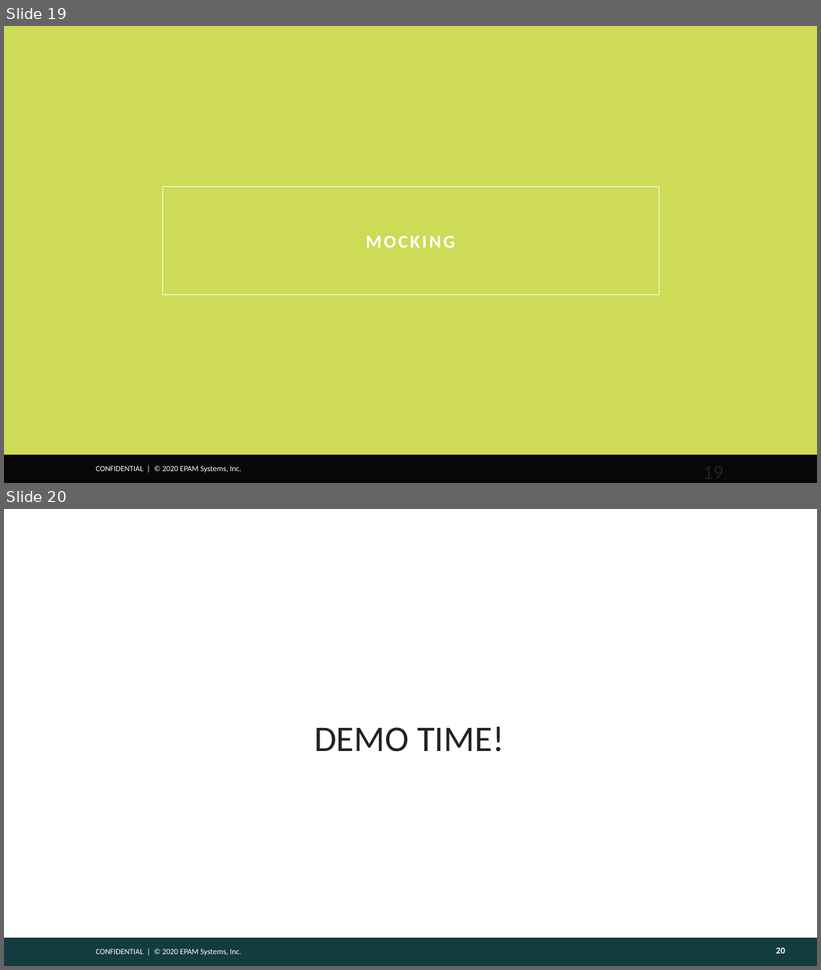
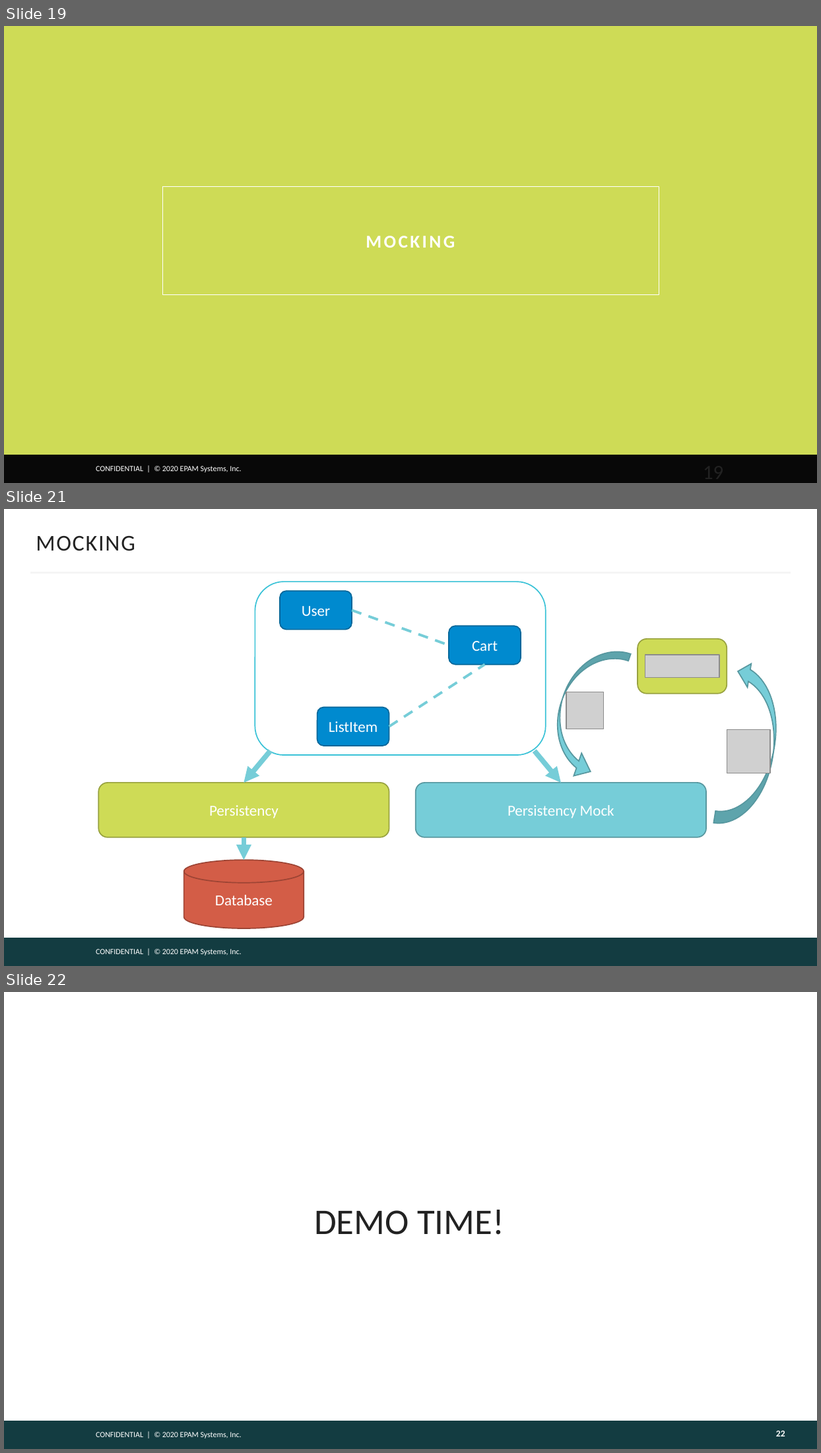
Before and after one commit to gitaroktato/junit5-lectures, a slide deck: slides/lecture_1_intro.pptx. Shown one above the other, each under a label of ours: slides 19 and 20 before the commit, slides 19, 21 and 22 after it; the slides between them are not shown. The pictures are 821x970 and 821x1453 pixels, drawn with LibreOffice and Linux fonts; fonts in the diff are those of the drawing; grey boxes stand for pictures; background and template pictures are left out. Boxes give left, top, right and bottom in pixels: in the first picture for what was removed or moved away, otherwise in the second. Text is boxed around its words. In the diff, an @@ line names an element or a change of style, - is before the commit and + after.

Commit message:
Added cart tests examples

```diff
--- a/slides/lecture_1_intro.pptx
+++ b/slides/lecture_1_intro.pptx
@@ slide 21 added at (4, 509, 817, 966), background #FFFFFF; not listed: 2 template elements that a slide beside it also shows @@
@@ title added at (36, 535, 135, 551), 20 pt, text #222222 @@
+MOCKING
@@ line added from (30, 572) to (791, 572), #F5F5F5 1.5 pt @@
@@ rounded rectangle added at (255, 582, 546, 755), fill #FFFFFF, outline #39C2D7 1 pt @@
@@ rounded rectangle added at (280, 591, 351, 629), fill #008ACF, outline #006699 1 pt, 13.5 pt, text #FFFFFF @@
+User
@@ line added from (352, 611) to (449, 646), #76CDD8 2.25 pt dashed @@
@@ rounded rectangle added at (449, 626, 520, 664), fill #008ACF, outline #006699 1 pt, 13.5 pt, text #FFFFFF @@
+Cart
@@ curved right arrow added at (539, 638, 632, 784), fill #76CDD8, outline #5798A0 1 pt @@
@@ rounded rectangle added at (638, 639, 727, 694), fill #CEDB56, outline #98A240 1 pt @@
@@ line added from (389, 727) to (484, 664), #76CDD8 2.25 pt dashed @@
@@ picture added at (645, 656, 719, 678) @@
@@ curved right arrow added at (714, 660, 787, 831), fill #76CDD8, outline #5798A0 1 pt @@
@@ picture added at (567, 692, 604, 729) @@
@@ rounded rectangle added at (317, 708, 389, 746), fill #008ACF, outline #006699 1 pt, 13.5 pt, text #FFFFFF @@
+ListItem
@@ picture added at (727, 730, 770, 773) @@
@@ arrow added from (271, 751) to (244, 783), #76CDD8 4.5 pt @@
@@ arrow added from (534, 751) to (561, 783), #76CDD8 4.5 pt @@
@@ rounded rectangle added at (98, 783, 389, 838), fill #CEDB56, outline #98A240 1 pt, 13.5 pt, text #FFFFFF @@
+Persistency
@@ rounded rectangle added at (415, 783, 706, 838), fill #76CDD8, outline #5798A0 1 pt, 13.5 pt, text #FFFFFF @@
+Persistency Mock
@@ arrow added from (244, 838) to (244, 860), #76CDD8 4.5 pt @@
@@ cylinder added at (184, 860, 303, 929), fill #D35D47, outline #9C4535 1 pt, 13.5 pt, text #FFFFFF @@
+Database
@@ what was slide 20 is now slide 22 @@
@@ page number at (776, 1431, 785, 1437): text changed @@
-20
+22
```
Also in this commit, not shown: 2 other slides added, 1 other file.
